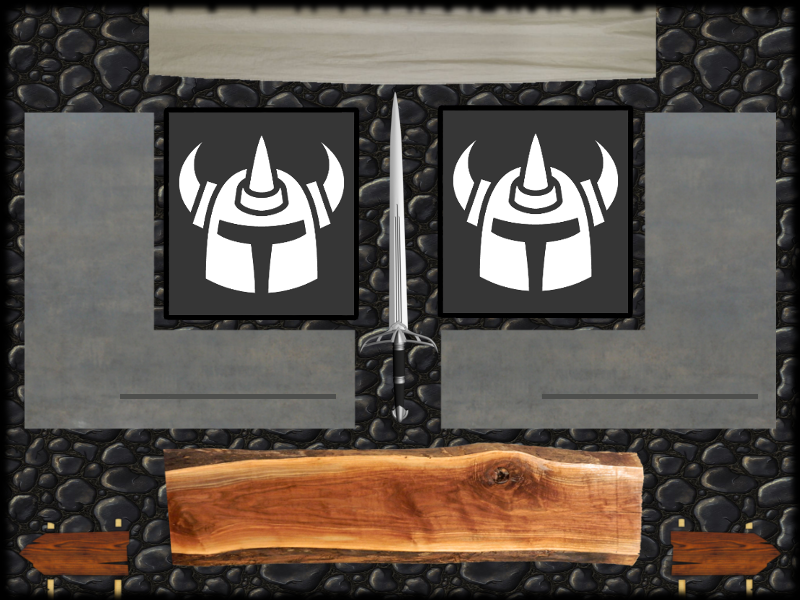
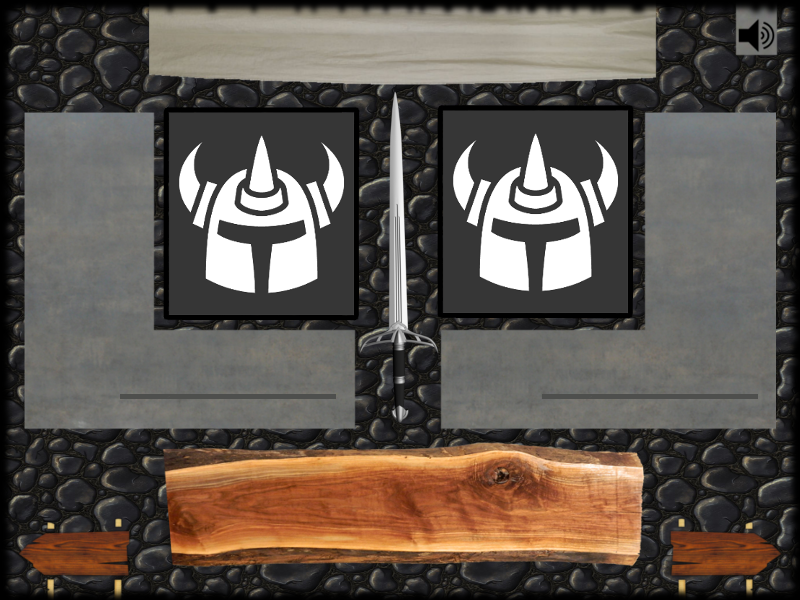
Layers edited between the first and the second 800px x 600px image:
added layer "musique2" above "musique1" over [737, 18, 776, 53]
added layer "musique1" above "title" over [735, 2, 778, 56]
